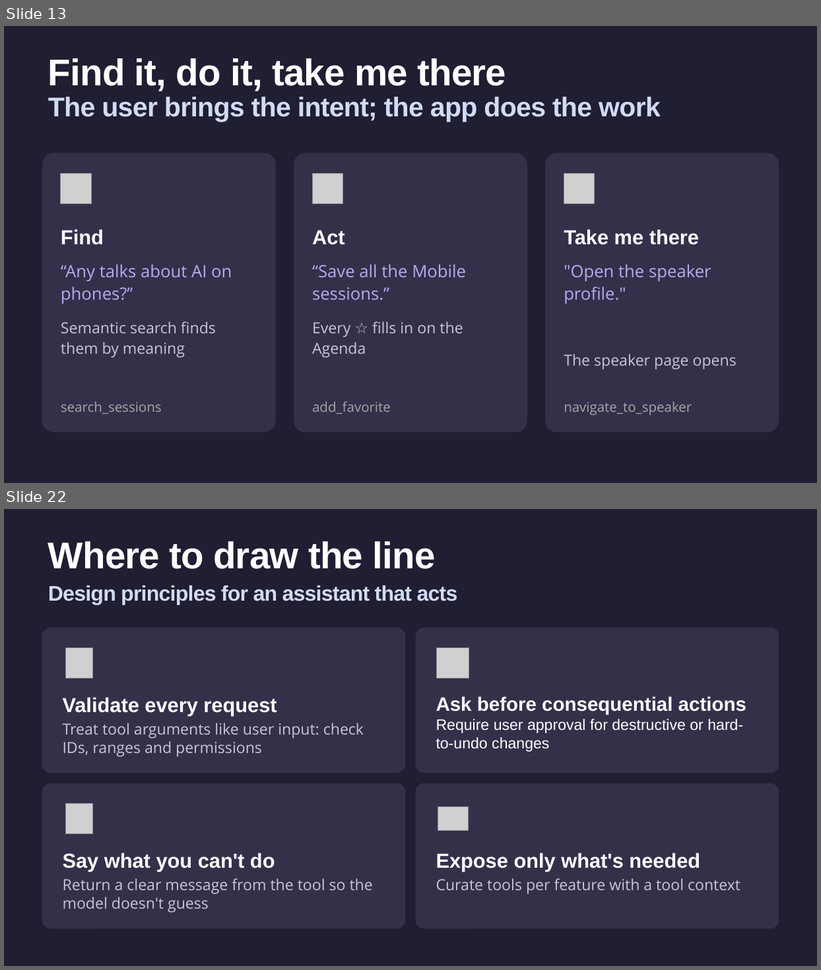
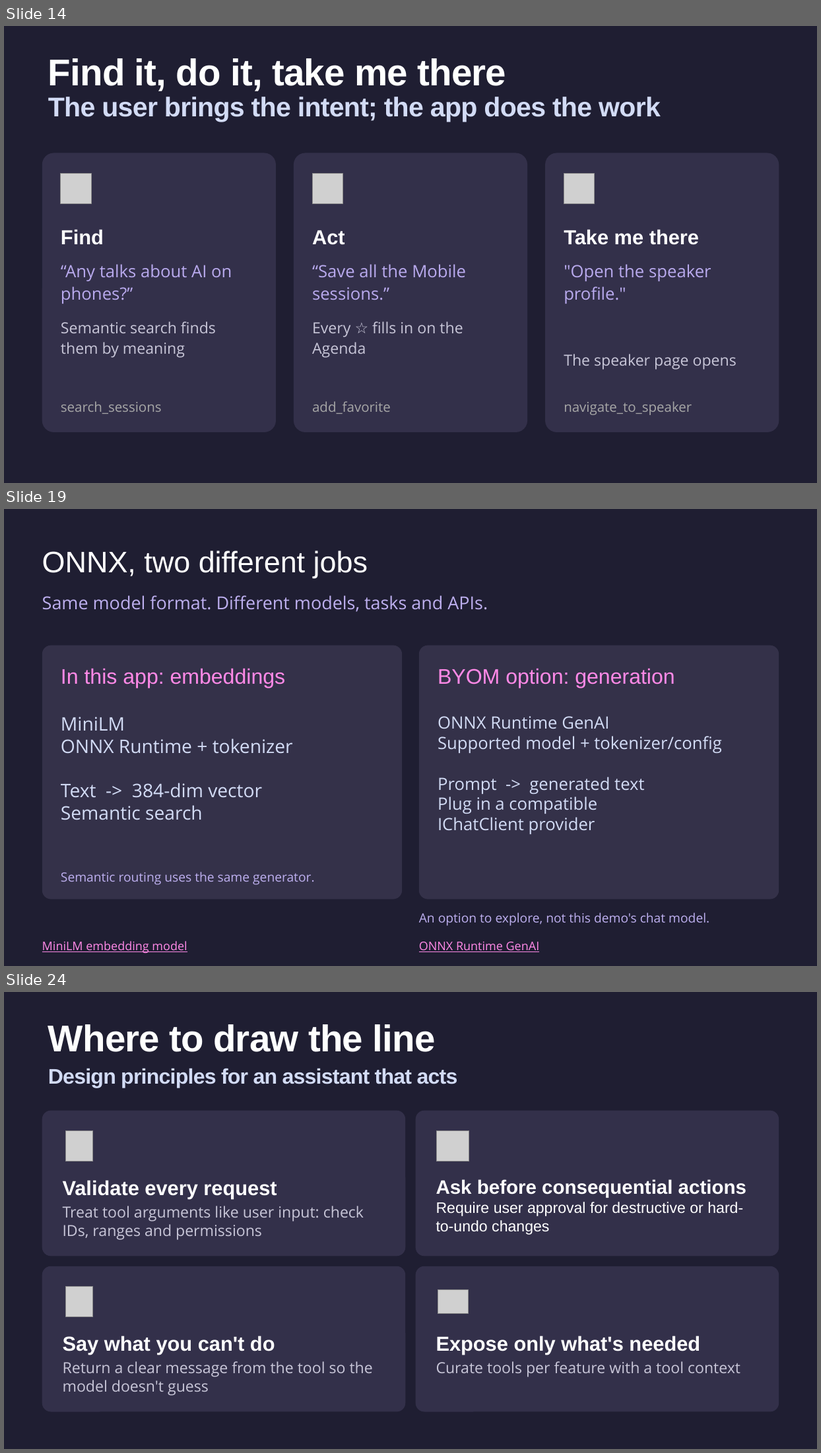
Before and after one commit to mattleibow/dotnetconf2026, a slide deck: slides.pptx. Shown one above the other, each under a label of ours: slides 13 and 22 before the commit, slides 14, 19 and 24 after it; the slides between them are not shown. The pictures are 821x970 and 821x1453 pixels, drawn with LibreOffice and Linux fonts; fonts in the diff are those of the drawing; grey boxes stand for pictures. Boxes give left, top, right and bottom in pixels: in the first picture for what was removed or moved away, otherwise in the second. Text is boxed around its words. In the diff, an @@ line names an element or a change of style, - is before the commit and + after.

```diff
--- a/slides.pptx
+++ b/slides.pptx
@@ slide 19 added at (4, 509, 817, 966), background #1F1E32 @@
@@ text added at (42, 551, 368, 578), 35 pt, text #FFFFFF @@
+ONNX, two different jobs
@@ text added at (42, 595, 488, 612), 21 pt, text #BDAFEF @@
+Same model format. Different models, tasks and APIs.
@@ rounded rectangle added at (42, 646, 402, 900), fill #343149 @@
@@ rounded rectangle added at (419, 646, 780, 900), fill #343149 @@
@@ text added at (61, 668, 286, 689), 25 pt, text #FF89E7 @@
+In this app: embeddings
@@ text added at (438, 668, 675, 689), 25 pt, text #FF89E7 @@
+BYOM option: generation
@@ text added at (61, 717, 293, 821), 22 pt, text #D2DBF5 @@
+MiniLM
+ONNX Runtime + tokenizer
+Text -> 384-dim vector
+Semantic search
@@ text added at (438, 716, 721, 834), 20 pt, text #D2DBF5 @@
+ONNX Runtime GenAI
+Supported model + tokenizer/config
+Prompt -> generated text
+Plug in a compatible
+IChatClient provider
@@ text added at (61, 872, 314, 885), 15 pt, text #BDAFEF @@
+Semantic routing uses the same generator.
@@ text added at (419, 913, 710, 926), 15 pt, text #BDAFEF @@
+An option to explore, not this demo's chat model.
@@ text added at (42, 941, 187, 954), 14 pt, text #FF89E7, underline @@
+MiniLM embedding model
@@ text added at (419, 942, 540, 953), 14 pt, text #FF89E7, underline @@
+ONNX Runtime GenAI
@@ what was slide 13 is now slide 14 @@
@@ what was slide 22 is now slide 24 @@
```
Also in this commit, not shown: 14 slides changed, 1 other slide added.
